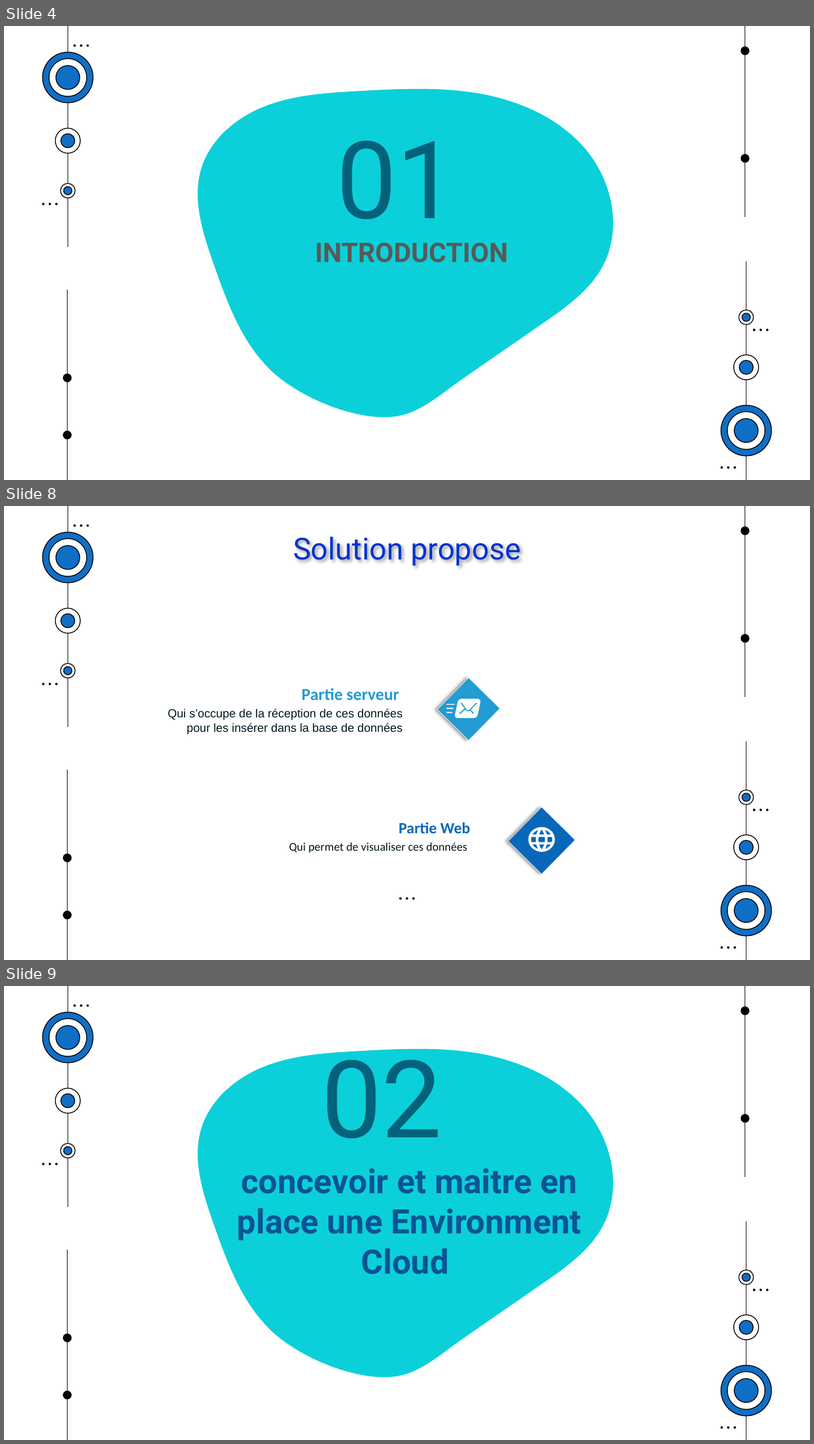
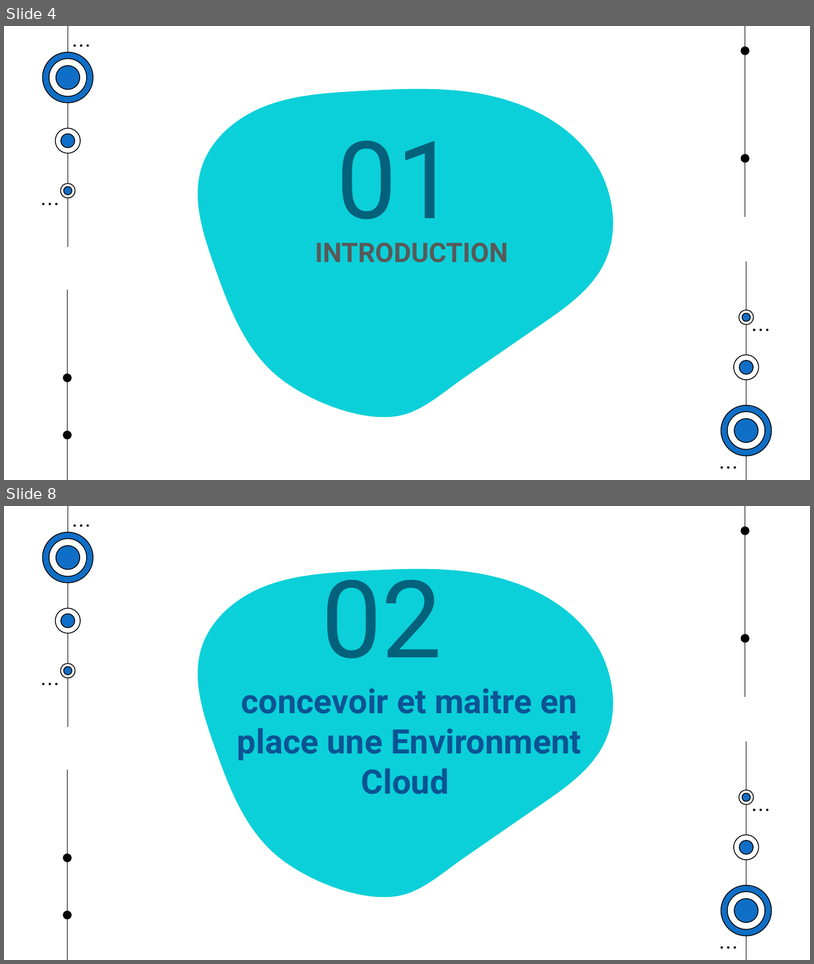
Before and after one commit to muhamedoufi/rapport-cloud, a slide deck: Presentation_cv.pptx. Shown one above the other, each under a label of ours: slides 4, 8 and 9 before the commit, slides 4 and 8 after it; the slides between them are not shown. The pictures are 814x1444 and 814x964 pixels, drawn with LibreOffice and Linux fonts; fonts in the diff are those of the drawing. Boxes give left, top, right and bottom in pixels: in the first picture for what was removed or moved away, otherwise in the second. Text is boxed around its words. In the diff, an @@ line names an element or a change of style, - is before the commit and + after.

```diff
--- a/Presentation_cv.pptx
+++ b/Presentation_cv.pptx
@@ slide 8 removed at <box>4,506,810,960</box>, background #FFFFFF; not listed: 48 template elements that a slide beside it also shows @@
@@ title removed at <box>293,537,521,566</box> @@
-Solution propose
@@ rectangle removed at <box>437,677,500,740</box> @@
@@ text removed at <box>168,688,402,734</box> @@
-Partie serveur
-Qui s’occupe de la réception de ces données pour les insérer dans la base de données
@@ group removed at <box>446,699,482,718</box>: 4 freeform shapes @@
@@ group removed at <box>632,701,658,716</box>: 4 freeform shapes @@
@@ group removed at <box>434,726,460,741</box>: 4 freeform shapes @@
@@ rectangle removed at <box>508,807,575,874</box> @@
@@ text removed at <box>289,822,471,852</box> @@
-Partie Web
-Qui permet de visualiser ces données
@@ freeform shape removed at <box>528,826,555,852</box> @@
@@ ellipse removed at <box>399,897,402,899</box> @@
@@ ellipse removed at <box>406,897,409,899</box> @@
@@ ellipse removed at <box>413,897,415,899</box> @@
@@ what was slide 9 is now slide 8 @@
```
Also in this commit, not shown: 20 slides changed, 3 slides added, 2 other slides removed, 1 other file.
